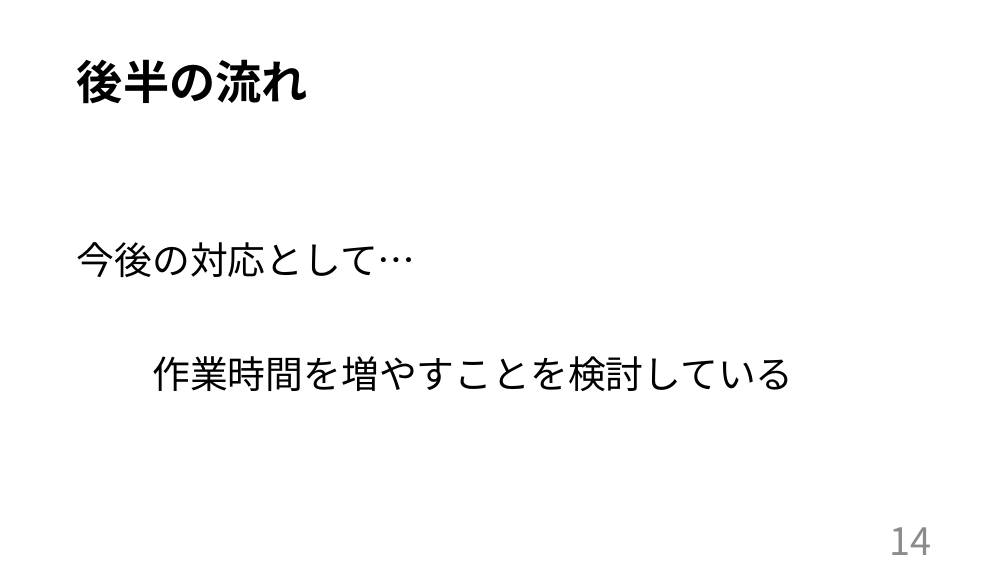
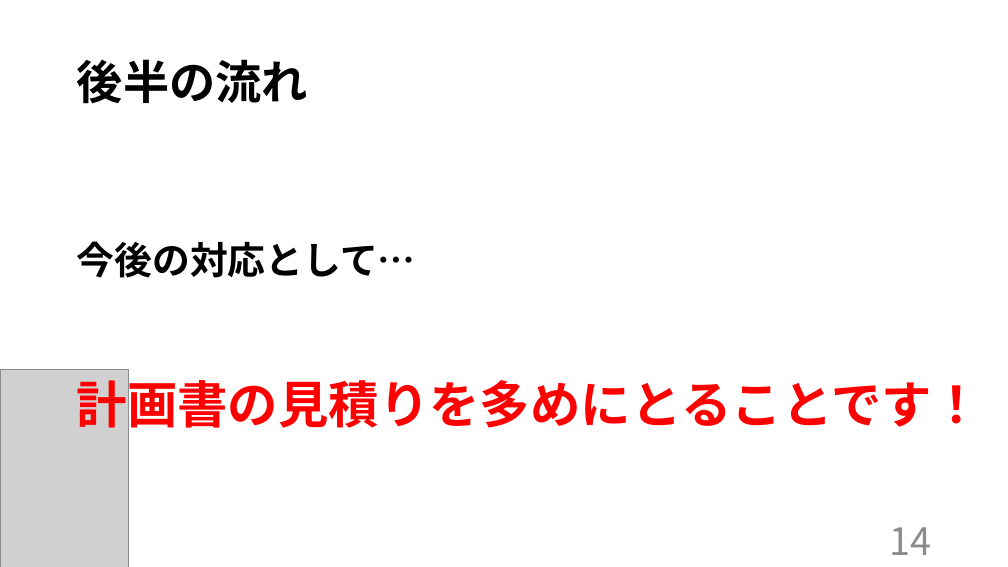
Before and after one commit to kazukiyoshida96/PM-, a slide deck: slide 15 of ＰＭ学科専用2.pptx. Drawn at 1008x567 pixels with LibreOffice and Linux fonts; fonts in the diff are those of the drawing; grey boxes stand for pictures. Boxes give left, top, right and bottom in pixels: in the first picture for what was removed or moved away, otherwise in the second. Text is boxed around its words. In the diff, an @@ line names an element or a change of style, - is before the commit and + after.

```diff
--- a/ＰＭ学科専用2.pptx
+++ b/ＰＭ学科専用2.pptx
@@ text at [77,241,416,278]: bold on in "今後の対応として…" @@
@@ picture added at [0,370,129,567] @@
@@ text at [77,372,983,436]: text changed; size 36 to 48 pt; text colour #000000 to #FF0000; bold on @@
-作業時間を増やすことを検討している
+計画書の見積りを多めにとることです！
```
Also in this commit, not shown: 16 other slides changed.
